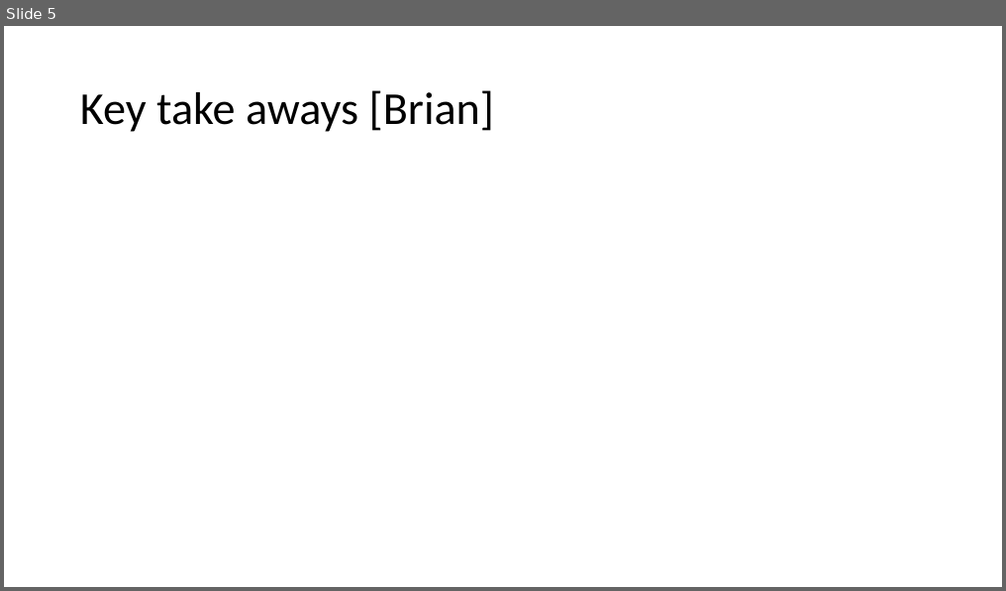
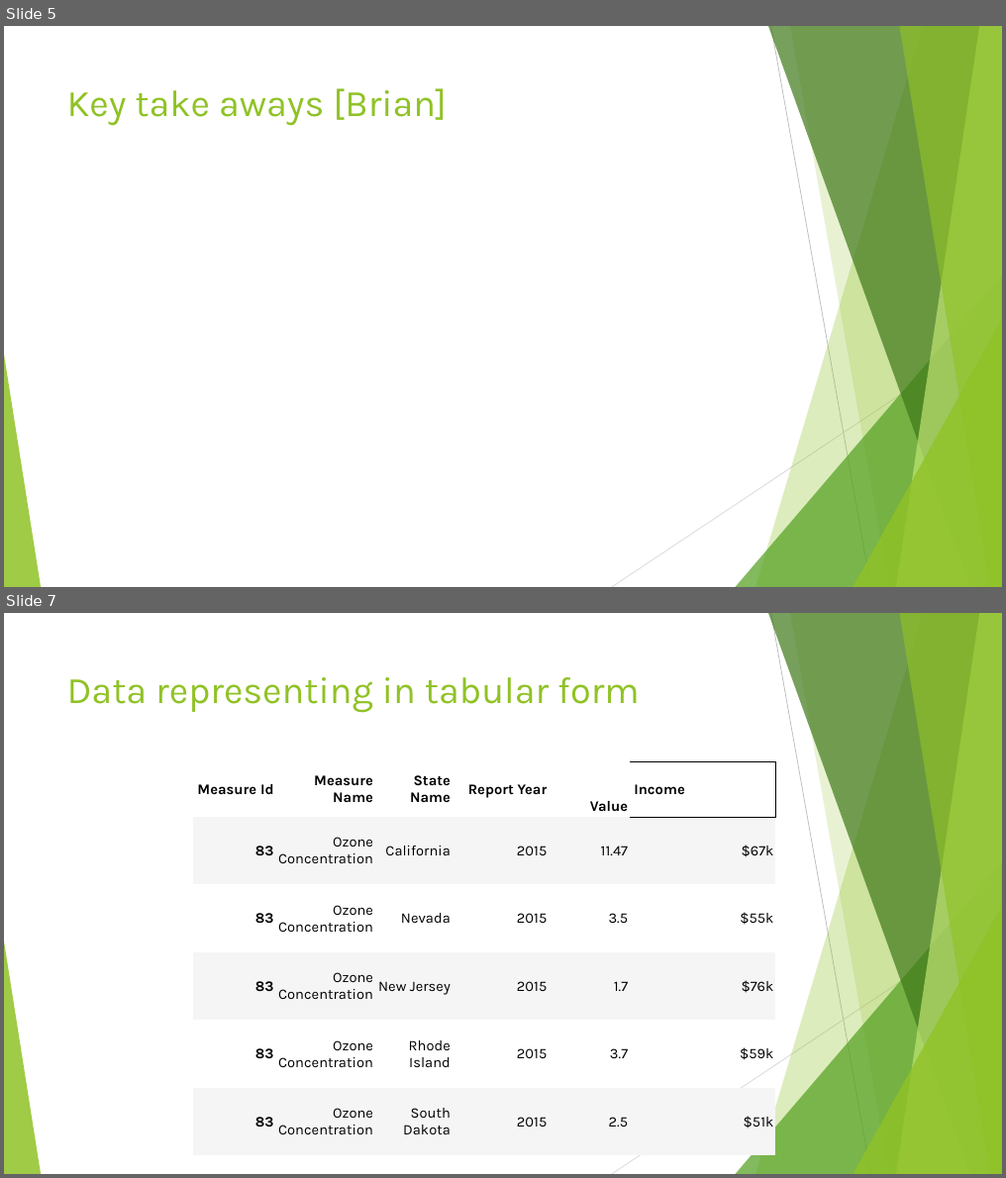
Before and after one commit to amxmongoose/City_Health, a slide deck: City_health_ppt.pptx. Shown one above the other, each under a label of ours: slide 5 before the commit, slides 5 and 7 after it; the slides between them are not shown. The pictures are 1006x591 and 1006x1178 pixels, drawn with LibreOffice and Linux fonts; fonts in the diff are those of the drawing. Boxes give left, top, right and bottom in pixels: in the first picture for what was removed or moved away, otherwise in the second. Text is boxed around its words. In the diff, an @@ line names an element or a change of style, - is before the commit and + after.

```diff
--- a/City_health_ppt.pptx
+++ b/City_health_ppt.pptx
@@ slide 7 added at box(4, 613, 1002, 1174), background #FFFFFF; not listed: 10 template elements that a slide beside it also shows @@
@@ title added at box(67, 677, 640, 713), 36 pt, text #90C226 @@
+Data representing in tabular form
@@ table added at box(193, 762, 776, 1141), 6 rows, 6 columns @@
+Measure Id | Measure Name | State Name | Report Year | Value | Income
+83 | Ozone Concentration | California | 2015 | 11.47 | $67k
+83 | Ozone Concentration | Nevada | 2015 | 3.5 | $55k
+83 | Ozone Concentration | New Jersey | 2015 | 1.7 | $76k
+83 | Ozone Concentration | Rhode Island | 2015 | 3.7 | $59k
+83 | Ozone Concentration | South Dakota | 2015 | 2.5 | $51k
@@ slide 5 changed as well @@
@@ title "Key take aways [Brian]": place and size @@
-title "Key take aways [Brian]" at box(80, 90, 494, 132)
+title "Key take aways [Brian]" at box(67, 88, 447, 126)
@@ title "Key take aways [Brian]" at box(67, 88, 447, 126): size 44 to 36 pt, font Calibri to Karla, text colour #000000 to #90C226; line spacing 0.9 to 1; vertical alignment middle to top @@
@@ group added at box(4, 26, 1002, 587): 5 freeform shapes, 3 triangles, 2 lines @@
```
Also in this commit, not shown: 6 other slides changed, 2 other slides added, 2 slides removed.
